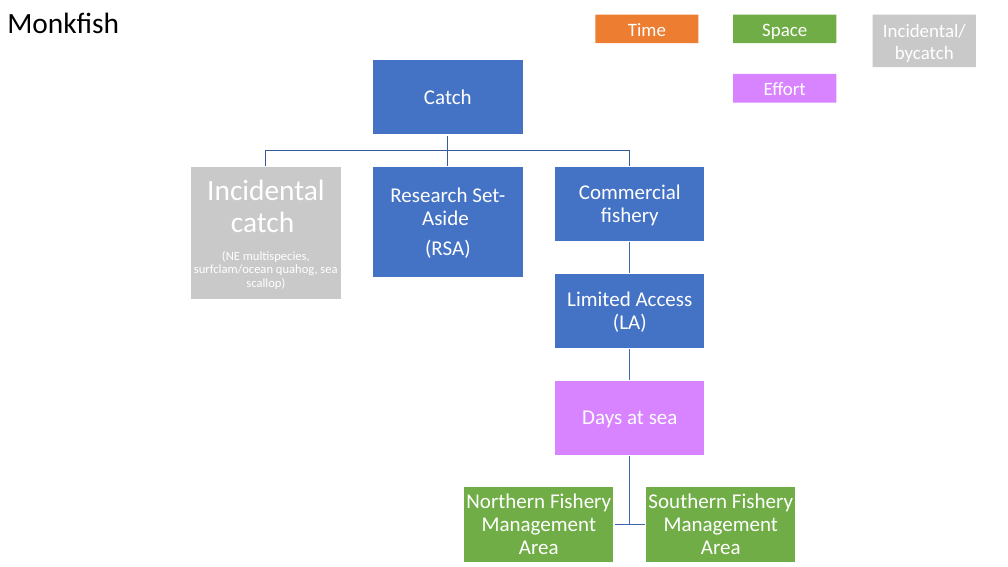
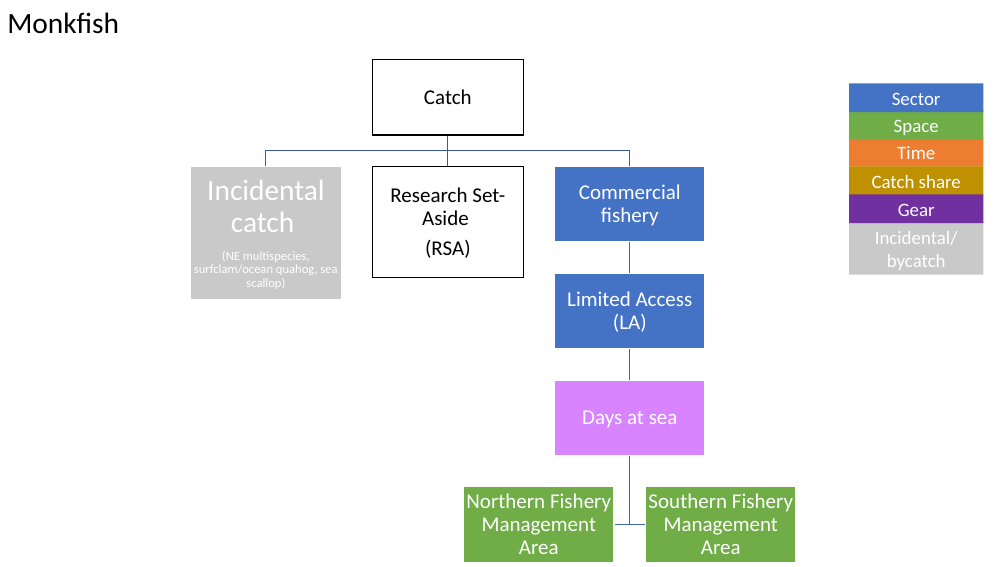
Before and after one commit to zoekitchel/cc_allocation, a slide deck: slide 6 of figures/flow_charts.pptx. Drawn at 1008x567 pixels with LibreOffice and Linux fonts; fonts in the diff are those of the drawing. Boxes give left, top, right and bottom in pixels: in the first picture for what was removed or moved away, otherwise in the second. Text is boxed around its words. In the diff, an @@ line names an element or a change of style, - is before the commit and + after.

```diff
--- a/figures/flow_charts.pptx
+++ b/figures/flow_charts.pptx
@@ text "Catch" at box(424, 89, 472, 104): text colour #FFFFFF to #000000 @@
@@ rectangle at box(373, 60, 523, 135): fill #4472C4 to #FFFFFF; outline #FFFFFF 1 pt to #000000 1 pt @@
@@ rectangle removed at box(734, 74, 836, 103) @@
-Effort
@@ rectangle added at box(849, 83, 984, 112), fill #4472C4, 18 pt, text #FFFFFF @@
+Sector
@@ rectangle "Space": place and size @@
-rectangle "Space" at box(734, 14, 836, 43)
+rectangle "Space" at box(849, 110, 984, 139)
@@ rectangle "Time": place and size @@
-rectangle "Time" at box(596, 14, 699, 43)
+rectangle "Time" at box(849, 138, 984, 166)
@@ text "Research Set-Aside" at box(390, 187, 505, 258): text colour #FFFFFF to #000000 @@
@@ rectangle at box(373, 166, 523, 278): fill #4472C4 to #FFFFFF; outline #FFFFFF 1 pt to #000000 1 pt @@
@@ rectangle added at box(849, 166, 984, 195), fill #BF9000, 18 pt, text #FFFFFF @@
+Catch share
@@ rectangle added at box(849, 194, 984, 223), fill #7030A0, 18 pt, text #FFFFFF @@
+Gear
@@ rectangle "Incidental/": place and size @@
-rectangle "Incidental/" at box(873, 14, 975, 67)
+rectangle "Incidental/" at box(849, 222, 984, 275)
@@ text in rectangle at box(875, 231, 958, 270): text changed @@
-Incidental/bycatch
+Incidental/
+bycatch
```
Also in this commit, not shown: 4 other slides changed, 2 slides added, 1 slide removed, 1 other file.
